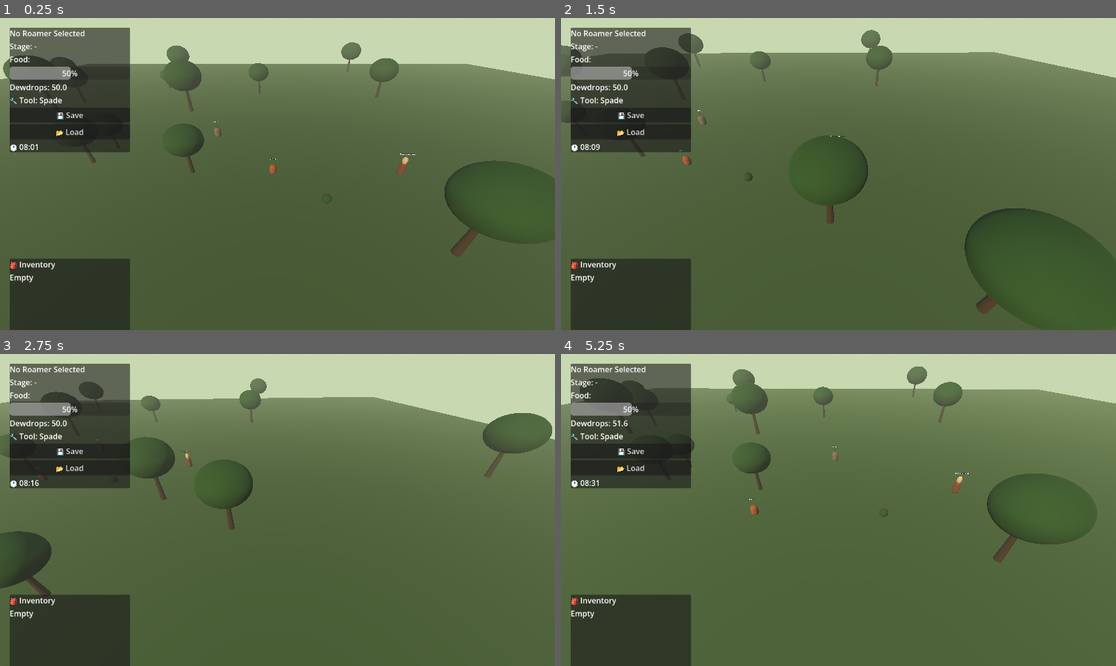
Above: before the commit, frames 1-4 (two rows, left to right).
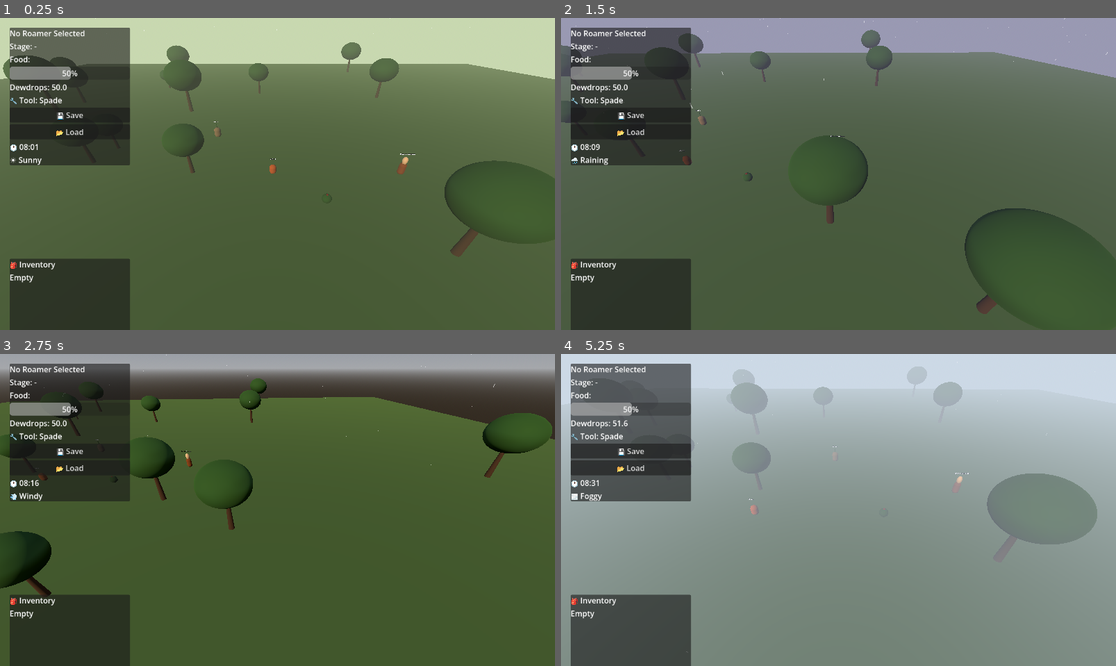
Above: after the commit, the same moments.

Repository: Ronana/Habitat
Game: Godot game, scene res://scenes/garden.tscn
Same seed, same stepped clock (60 frames per second), same inputs: the game is played once before the commit and once after it.
Inputs (mouse positions are in pixels of both pictures, inside the frame that each line leads up to):
- Up to frame 1 (0.25 s): no input
- Up to frame 2 (1.5 s): tap Enter at 0.5 s; move the mouse to (960, 158) at 0.52 s; hold D 0.53-1.28 s; tap 1 at 0.6 s; click (960, 158) at 0.67 s; tap 2 at 0.8, 1.35 s; move the mouse to (727, 189) at 1.27 s; hold S from 1.28 s (still down)
- Up to frame 3 (2.75 s): tap 3 at 1.55, 2.1 s; move the mouse to (333, 441) at 2.02 s; release S at 2.03 s; hold D from 2.03 s (still down); tap 4 at 2.3 s
- Up to frame 4 (5.25 s): move the mouse to (810, 572) at 2.77 s; release D at 2.78 s; hold W 2.78-3.53 s; tap 4 at 2.85 s; click (810, 572) at 2.92 s; tap 1 at 3.05, 3.6 s; move the mouse to (1005, 556) at 3.52 s; hold A 3.53-5.03 s; tap 2 at 3.8, 4.35 s; move the mouse to (672, 463) at 4.27 s; tap 3 at 4.55, 5.1 s; move the mouse to (866, 510) at 5.02 s; hold S from 5.03 s (still down); click (866, 510) at 5.17 s

The runs differ from the first frame. In frame 1, 0.9% of the frame differs, in the area x 1-85%, y 0-48%; in frame 2, 12%; in frame 3, 32%; in frame 4, 96%, in the area x 0-100%, y 0-100%.

Commit message:
New weather system — rain, fog, sunshine and wind with dynamic lighting

Diff:
--- a/habitat/project.godot
+++ b/habitat/project.godot
@@ -21,6 +21,7 @@
 SaveManager="*uid://b2nj4vpst24mr"
 DayNightManager="*uid://dh04x65kqofja"
 InventoryManager="*uid://dl14j51s37ici"
+WeatherManager="*uid://cd878p7bqsd75"
 
 [physics]
 
--- a/habitat/scenes/garden.tscn
+++ b/habitat/scenes/garden.tscn
@@ -37,6 +37,25 @@
 fog_enabled = true
 fog_light_color = Color(0.78431374, 0.84705883, 0.6901961, 1)
 fog_density = 0.002
+
+[sub_resource type="ParticleProcessMaterial" id="ParticleProcessMaterial_wiw1g"]
+emission_shape = 3
+emission_box_extents = Vector3(100, 1, 100)
+direction = Vector3(0, -1, 0)
+spread = 180.0
+initial_velocity_min = 10.0
+initial_velocity_max = 15.0
+scale_min = 0.29999998
+scale_max = 0.5
+
+[sub_resource type="StandardMaterial3D" id="StandardMaterial3D_wiw1g"]
+transparency = 1
+shading_mode = 0
+albedo_color = Color(1, 1, 1, 0.6)
+
+[sub_resource type="QuadMesh" id="QuadMesh_8csfy"]
+material = SubResource("StandardMaterial3D_wiw1g")
+size = Vector2(0.1, 0.5)
 
 [node name="Garden" type="Node3D" unique_id=1493046901]
 script = ExtResource("1_4iwim")
@@ -79,3 +98,11 @@
 
 [node name="Maren" parent="." unique_id=1589191564 instance=ExtResource("10_wiw1g")]
 transform = Transform3D(1, 0, 0, 0, 1, 0, 0, 0, 1, 15, 0, 0)
+
+[node name="RainParticles" type="GPUParticles3D" parent="." unique_id=4723448]
+transform = Transform3D(1, 0, 0, 0, 1, 0, 0, 0, 1, 0, 15, 0)
+amount = 1000
+lifetime = 2.0
+visibility_aabb = AABB(-100, -30, -100, 200, 50, 200)
+process_material = SubResource("ParticleProcessMaterial_wiw1g")
+draw_pass_1 = SubResource("QuadMesh_8csfy")
--- a/habitat/scenes/roamer_ui.tscn
+++ b/habitat/scenes/roamer_ui.tscn
@@ -51,6 +51,10 @@
 [node name="ClockLabel" type="Label" parent="Panel/VBoxContainer" unique_id=1438484049]
 layout_mode = 2
 text = "🕐 08:00"
+
+[node name="WeatherLabel" type="Label" parent="Panel/VBoxContainer" unique_id=2058282872]
+layout_mode = 2
+text = "☀️ Sunny"
 
 [node name="ShopPanel" type="PanelContainer" parent="." unique_id=1357719498]
 visible = false
--- a/habitat/scripts/garden.gd
+++ b/habitat/scripts/garden.gd
@@ -14,11 +14,20 @@
 	var env = get_node("WorldEnvironment").environment
 	DayNightManager.sun = sun
 	DayNightManager.environment = env
+	WeatherManager.environment = env
+	WeatherManager.sun = sun
+	WeatherManager.rain_particles = get_node("RainParticles")
 
 	# Try to load save
 	var loaded = SaveManager.load_game(self)
 	if not loaded:
 		print("Fresh wilderness — no save found")
+
+	# Test rain particles
+	var rain = get_node("RainParticles")
+	rain.emitting = true
+	print("Rain particles emitting: ", rain.emitting)
+	print("Rain particle amount: ", rain.amount)
 
 func _input(event):
 	if event is InputEventKey and event.pressed:
@@ -28,6 +37,15 @@
 		# Press F9 to load
 		if event.keycode == KEY_F9:
 			SaveManager.load_game(self)
+		# Press 1-4 to force weather for testing
+		if event.keycode == KEY_1:
+			WeatherManager.set_weather(WeatherManager.Weather.SUNNY)
+		if event.keycode == KEY_2:
+			WeatherManager.set_weather(WeatherManager.Weather.RAIN)
+		if event.keycode == KEY_3:
+			WeatherManager.set_weather(WeatherManager.Weather.FOG)
+		if event.keycode == KEY_4:
+			WeatherManager.set_weather(WeatherManager.Weather.WIND)
 
 func scatter_trees():
 	var i = 0
--- a/habitat/scripts/roamer_ui.gd
+++ b/habitat/scripts/roamer_ui.gd
@@ -18,6 +18,7 @@
 	update_currency()
 	InventoryManager.inventory_changed.connect(update_inventory_ui)
 	update_inventory_ui()
+	WeatherManager.weather_changed.connect(_on_weather_changed)
 
 	# Connect shop buttons
 	$ShopPanel/VBoxContainer/Item0.pressed.connect(_on_buy_item.bind(0))
@@ -113,3 +114,15 @@
 	if InventoryManager.remove_item("Fresh Berries"):
 		tracked_roamer.feed(0.5)
 		print("Fed fresh berries to ", tracked_roamer.name)
+
+func _on_weather_changed(new_weather):
+	update_weather_ui()
+
+func update_weather_ui():
+	var icons = {
+		0: "☀️ Sunny",
+		1: "🌧️ Raining",
+		2: "🌫️ Foggy",
+		3: "💨 Windy"
+	}
+	$Panel/VBoxContainer/WeatherLabel.text = icons[WeatherManager.current_weather]
--- /dev/null
+++ b/habitat/scripts/weather_manager.gd
@@ -0,0 +1,104 @@
+extends Node
+
+signal weather_changed(new_weather)
+
+enum Weather { SUNNY, RAIN, FOG, WIND }
+
+var current_weather: Weather = Weather.SUNNY
+var weather_timer: float = 0.0
+var weather_duration: float = 120.0 # 2 minutes per weather cycle
+var transition_speed: float = 1.0
+
+# References set by garden
+var environment: Environment
+var sun: DirectionalLight3D
+
+# Weather probabilities
+var weather_chances = {
+	Weather.SUNNY: 0.4,
+	Weather.RAIN: 0.3,
+	Weather.FOG: 0.2,
+	Weather.WIND: 0.1
+}
+
+# Particle nodes
+var rain_particles: GPUParticles3D
+var is_transitioning: bool = false
+
+func _ready():
+	weather_timer = weather_duration
+
+func _process(delta):
+	weather_timer -= delta
+	if weather_timer <= 0:
+		pick_new_weather()
+		weather_timer = weather_duration
+
+func pick_new_weather():
+	var roll = randf()
+	var cumulative = 0.0
+	for weather in weather_chances:
+		cumulative += weather_chances[weather]
+		if roll <= cumulative:
+			if weather != current_weather:
+				set_weather(weather)
+			return
+
+func set_weather(new_weather: Weather):
+	current_weather = new_weather
+	emit_signal("weather_changed", new_weather)
+	apply_weather_effects()
+	print("Weather changed to: ", get_weather_name())
+
+func apply_weather_effects():
+	if not environment or not sun:
+		return
+	match current_weather:
+		Weather.SUNNY:
+			sun.light_energy = 1.8
+			environment.fog_enabled = false
+			environment.fog_density = 0.0
+			if rain_particles:
+				rain_particles.emitting = false
+		Weather.RAIN:
+			sun.light_energy = 0.6
+			environment.fog_enabled = true
+			environment.fog_density = 0.003
+			environment.fog_light_color = Color(0.6, 0.6, 0.7)
+			if rain_particles:
+				rain_particles.emitting = true
+		Weather.FOG:
+			sun.light_energy = 0.4
+			environment.fog_enabled = true
+			environment.fog_density = 0.015
+			environment.fog_light_color = Color(0.8, 0.85, 0.9)
+			if rain_particles:
+				rain_particles.emitting = false
+		Weather.WIND:
+			sun.light_energy = 1.4
+			environment.fog_enabled = false
+			if rain_particles:
+				rain_particles.emitting = false
+
+func get_weather_name() -> String:
+	match current_weather:
+		Weather.SUNNY: return "Sunny"
+		Weather.RAIN: return "Raining"
+		Weather.FOG: return "Foggy"
+		Weather.WIND: return "Windy"
+	return "Unknown"
+
+func get_weather_effect_on_roamer(roamer_type: String) -> float:
+	# Returns a happiness modifier based on weather and roamer type
+	match current_weather:
+		Weather.RAIN:
+			if roamer_type == "wetland":
+				return 0.2  # Wetland roamers love rain
+			return -0.1     # Others slightly unhappy
+		Weather.FOG:
+			return 0.1      # All roamers like fog slightly
+		Weather.SUNNY:
+			return 0.1      # All roamers like sunshine
+		Weather.WIND:
+			return 0.0      # Neutral
+	return 0.0
Not shown, added: habitat/scripts/weather_manager.gd.uid
